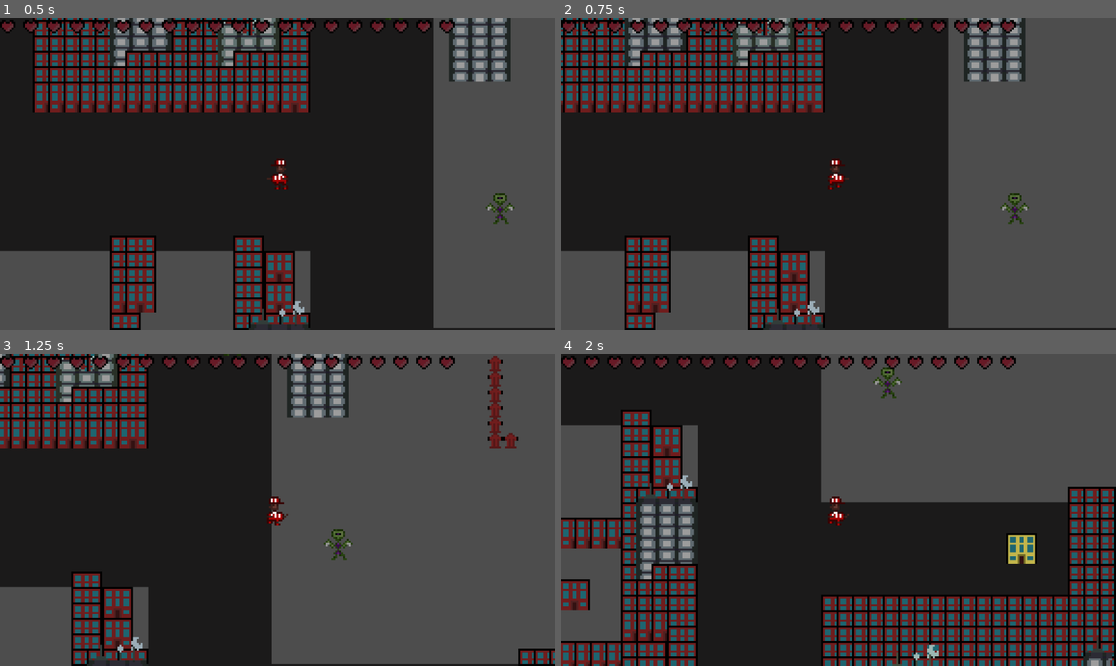
Above: before the commit, frames 1-4 (two rows, left to right).
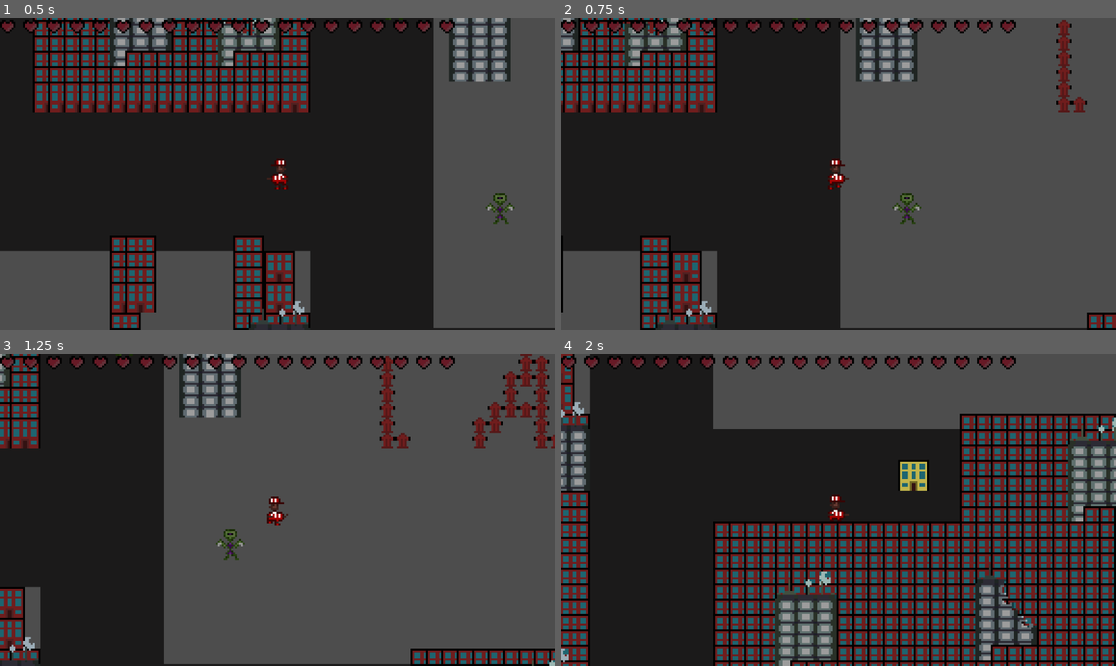
Above: after the commit, the same moments.

Repository: Lila-Kuhlt/Close-Encounters-of-the-Jeff-Kind
Game: Godot game, scene res://scenes/UI/TitleScreen.tscn
Same seed, same stepped clock (60 frames per second), same inputs: the game is played once before the commit and once after it.
Inputs:
- Up to frame 1 (0.5 s): no input
- Up to frame 2 (0.75 s): tap Enter at 0.5 s; hold D (right) from 0.53 s (still down); tap Space (dash, bound only after the commit) at 0.6 s
- Up to frame 3 (1.25 s): keep holding D (right)
- Up to frame 4 (2 s): release D (right) at 1.28 s; hold S (down) from 1.28 s (still down); tap Space (dash, bound only after the commit) at 1.35 s

Frame 1 is identical in both runs. In frame 2, 35% of the frame differs, in the area x 0-100%, y 0-100%; in frame 3, 35%; in frame 4, 65%.

Commit message:
Add dash

Diff:
--- a/godot/project.godot
+++ b/godot/project.godot
@@ -49,9 +49,10 @@
 , Object(InputEventKey,"resource_local_to_scene":false,"resource_name":"","device":-1,"window_id":0,"alt_pressed":false,"shift_pressed":false,"ctrl_pressed":false,"meta_pressed":false,"pressed":false,"keycode":0,"physical_keycode":4194322,"key_label":0,"unicode":0,"echo":false,"script":null)
 ]
 }
-shoot={
+dash={
 "deadzone": 0.5,
 "events": [Object(InputEventKey,"resource_local_to_scene":false,"resource_name":"","device":-1,"window_id":0,"alt_pressed":false,"shift_pressed":false,"ctrl_pressed":false,"meta_pressed":false,"pressed":false,"keycode":0,"physical_keycode":32,"key_label":0,"unicode":32,"echo":false,"script":null)
+, Object(InputEventKey,"resource_local_to_scene":false,"resource_name":"","device":-1,"window_id":0,"alt_pressed":false,"shift_pressed":false,"ctrl_pressed":false,"meta_pressed":false,"pressed":false,"keycode":0,"physical_keycode":4194325,"key_label":0,"unicode":0,"echo":false,"script":null)
 ]
 }
 pause={
--- a/godot/scenes/Player.gd
+++ b/godot/scenes/Player.gd
@@ -8,12 +8,15 @@
 const MAX_LIFES: int = 20 if Globals.DEBUG else 3
 const KNOCKBACK_STRENGTH: float = 2
 const KNOCKBACK_ENVELOPE: float = 0.86
+const DASH_FACTOR := 8.0
 
 var package_queue := []
 var lifes := MAX_LIFES
 var packages_delivered := 0
 var is_stunned := false
 var is_invincible := false
+var can_dash := true
+var dashing := false
 var knockback := Vector2(0, 0)
 
 @onready var cam: Camera2D = get_parent().get_node('Camera')
@@ -59,6 +62,15 @@
 	position = position.clamp(Globals.WORLD_BOUNDARY.position, Globals.WORLD_BOUNDARY.end)
 	var direction := Input.get_vector("left", "right", "up", "down")
 	var has_input := direction.x != 0 or direction.y != 0
+	if Input.is_action_just_pressed("dash") and can_dash and (not is_stunned or Globals.DEBUG):
+		can_dash = false
+		$DashCooldownTimer.start()
+		$DashTimer.start()
+		dashing = true
+	if dashing:
+		if not has_input:
+			direction = Vector2(1 if $Character.scale.x < 0 else -1, 0)
+		direction *= DASH_FACTOR
 	if is_stunned and not Globals.DEBUG:
 		direction = Vector2(0, 0)
 	if direction.x > 0:
@@ -69,7 +81,8 @@
 	knockback *= KNOCKBACK_ENVELOPE
 
 	velocity = direction * SPEED
-	$WalkAnimationPlayer.play('walk' if has_input and not move_and_slide() else 'idle')
+	var collided := move_and_slide()
+	$WalkAnimationPlayer.play('walk' if has_input and not collided else 'idle')
 
 	var vp := get_viewport_rect()
 	var hz := vp.size * 0.5
@@ -95,3 +108,9 @@
 func _on_invincibility_timer_timeout() -> void:
 	$HitAnimationPlayer.stop()
 	is_invincible = false
+
+func _on_dash_cooldown_timer_timeout() -> void:
+	can_dash = true
+
+func _on_dash_timer_timeout() -> void:
+	dashing = false
--- a/godot/scenes/Player.tscn
+++ b/godot/scenes/Player.tscn
@@ -159,6 +159,13 @@
 wait_time = 1.2
 one_shot = true
 
+[node name="DashTimer" type="Timer" parent="."]
+wait_time = 0.05
+
+[node name="DashCooldownTimer" type="Timer" parent="."]
+wait_time = 0.5
+one_shot = true
+
 [node name="HitAnimationPlayer" type="AnimationPlayer" parent="."]
 libraries = {
 "": SubResource("AnimationLibrary_2704f")
@@ -175,3 +182,5 @@
 [connection signal="area_entered" from="DestinationDetector" to="." method="_on_destination_detector_area_entered"]
 [connection signal="timeout" from="StunTimer" to="." method="_on_stun_timer_timeout"]
 [connection signal="timeout" from="InvincibilityTimer" to="." method="_on_invincibility_timer_timeout"]
+[connection signal="timeout" from="DashTimer" to="." method="_on_dash_timer_timeout"]
+[connection signal="timeout" from="DashCooldownTimer" to="." method="_on_dash_cooldown_timer_timeout"]
